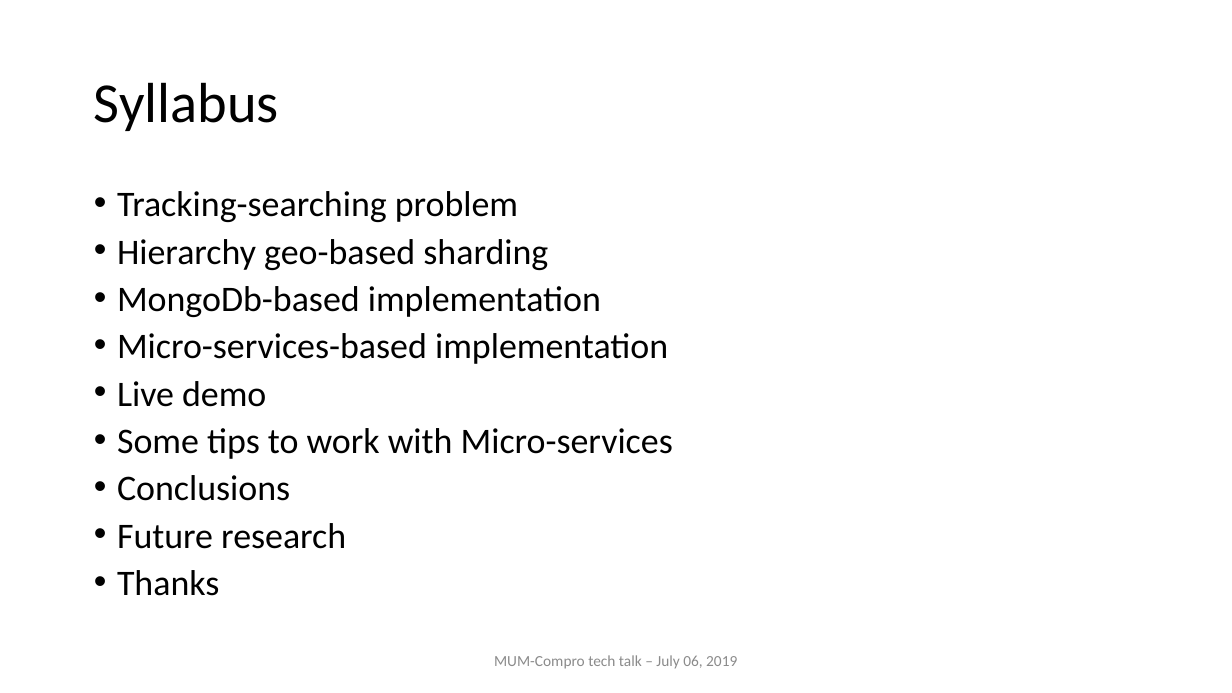
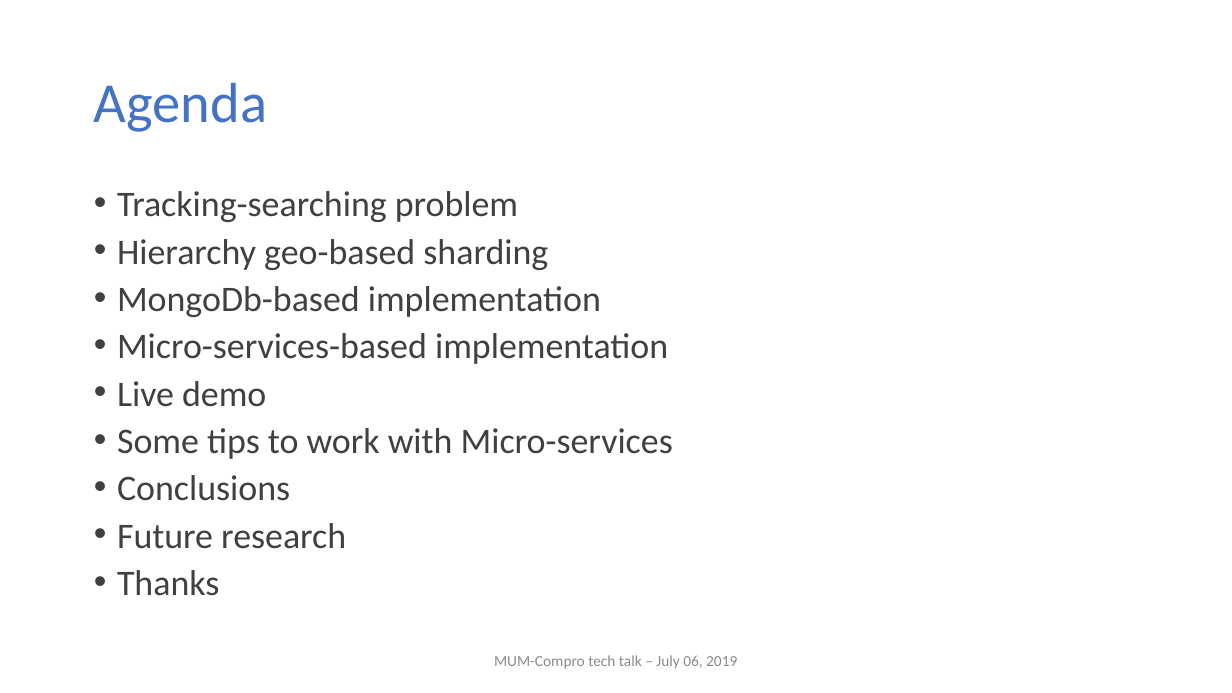
Before and after one commit to nghianghesi/hms, a slide deck: slide 2 of slide.pptx. Drawn at 1232x693 pixels with LibreOffice and Linux fonts; fonts in the diff are those of the drawing; background and template pictures are left out. Boxes give left, top, right and bottom in pixels: in the first picture for what was removed or moved away, otherwise in the second. Text is boxed around its words. In the diff, an @@ line names an element or a change of style, - is before the commit and + after.

```diff
--- a/slide.pptx
+++ b/slide.pptx
@@ title at box(94, 83, 267, 132): text changed; text colour #000000 to #4472C4 @@
-Syllabus
+Agenda
@@ text "Tracking-searching problem" at box(117, 191, 673, 596): text colour #000000 to #404040 @@
```
Also in this commit, not shown: 28 other slides changed, 13 other files.
